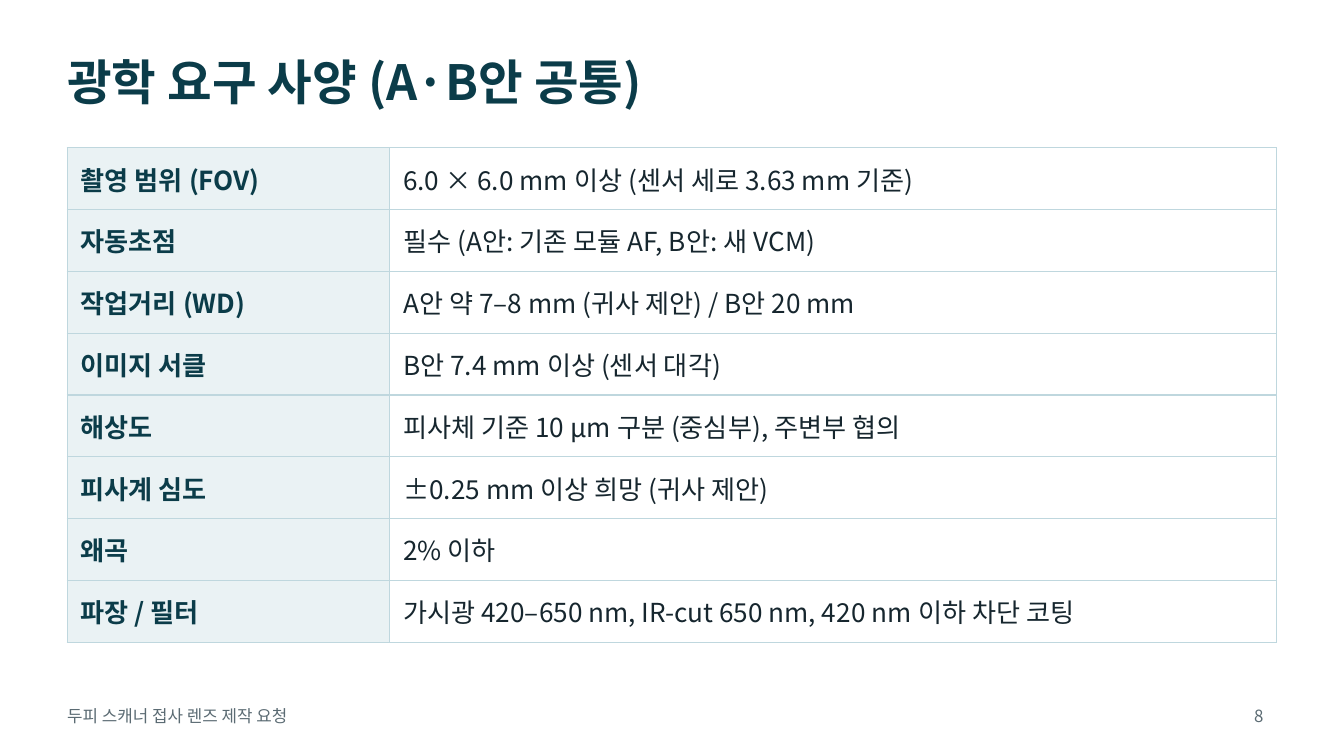
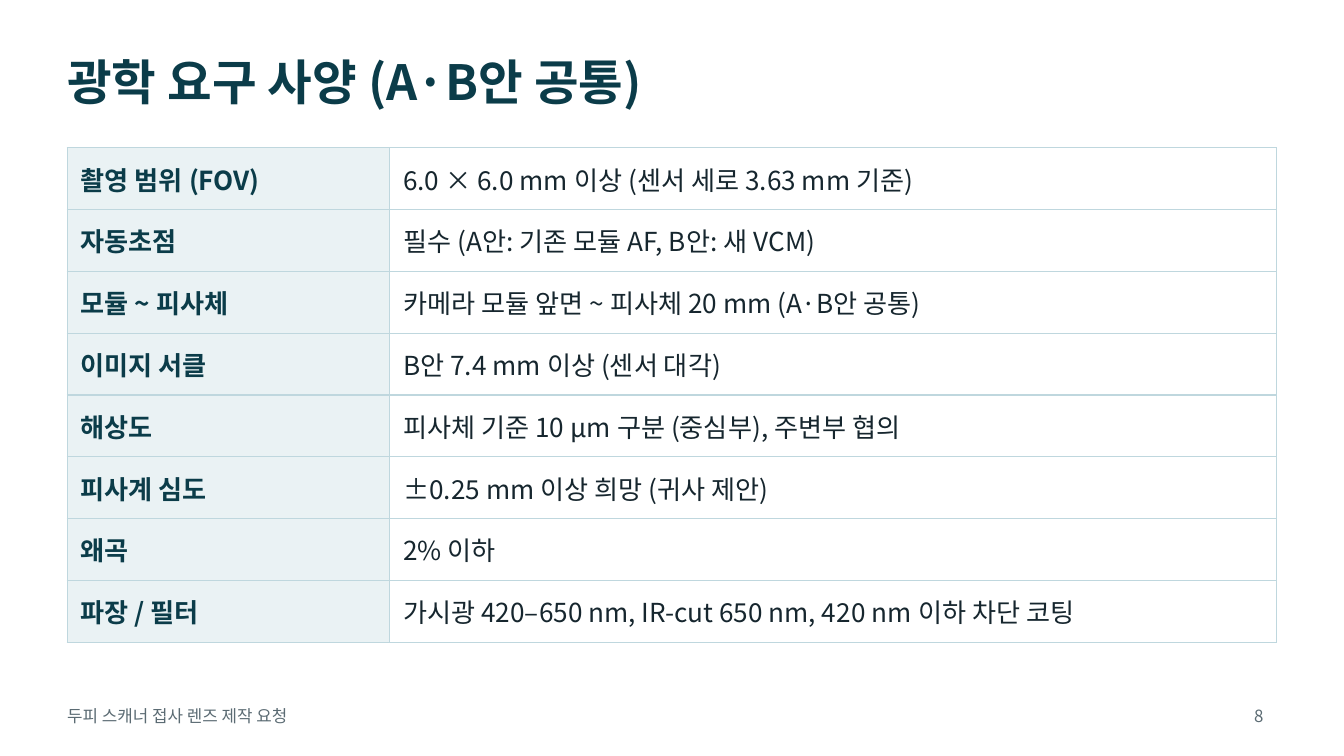
Before and after one commit to urisuni3325-ai/rv1106, a slide deck: slide 8 of docs/lens-rfq-imx708.pptx. Drawn at 1344x756 pixels with LibreOffice and Linux fonts; fonts in the diff are those of the drawing. Boxes give left, top, right and bottom in pixels: in the first picture for what was removed or moved away, otherwise in the second. Text is boxed around its words. In the diff, an @@ line names an element or a change of style, - is before the commit and + after.

```diff
--- a/docs/lens-rfq-imx708.pptx
+++ b/docs/lens-rfq-imx708.pptx
@@ table at box(67, 148, 1277, 631) @@
-row 3, column 1: 작업거리 (WD)
+row 3, column 1: 모듈 ~ 피사체
-row 3, column 2: A안 약 7–8 mm (귀사 제안) / B안 20 mm
+row 3, column 2: 카메라 모듈 앞면 ~ 피사체 20 mm (A·B안 공통)
```
Also in this commit, not shown: 7 other slides changed.
